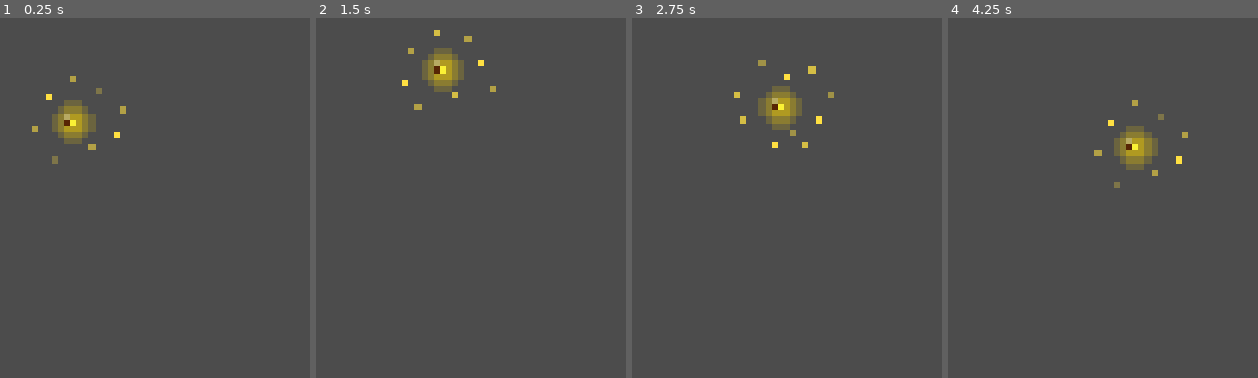
Above: before the commit, frames 1-4 (left to right).
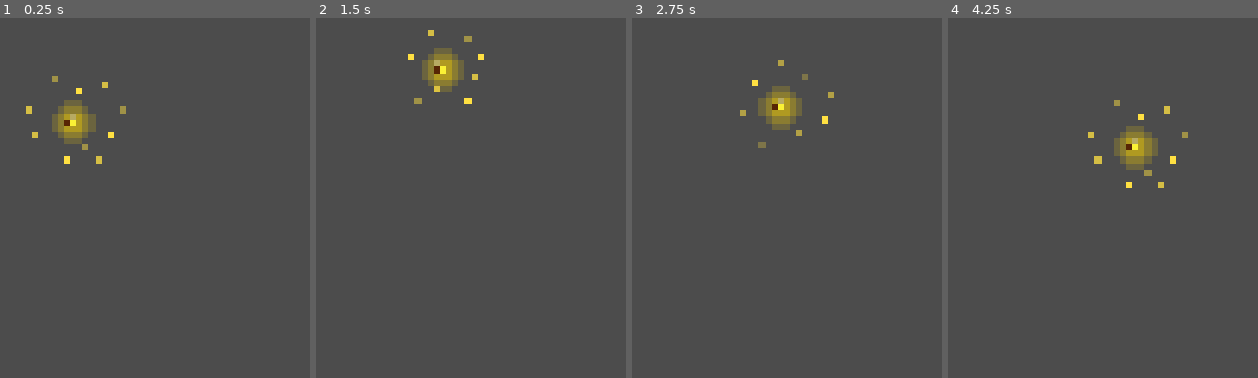
Above: after the commit, the same moments.

Repository: AtomicPotatoEmil/ViborgGameJam2020
Game: Godot game, scene res://Items/Firefly/Firefly.tscn
Two runs of this game, one before a commit and one after it. Both use one fixed random seed, a clock stepped at 60 frames per second and the inputs below. This scene is started directly instead of the project's main scene.
Inputs:
- Up to frame 1 (0.25 s): no input
- Up to frame 2 (1.5 s): hold Right (ui_right) 0.53-1.28 s; hold Down (ui_down) from 1.28 s (still down)
- Up to frame 3 (2.75 s): release Down (ui_down) at 2.03 s; hold Right (ui_right) from 2.03 s (still down)
- Up to frame 4 (4.25 s): release Right (ui_right) at 2.78 s; hold Up (ui_up) 2.78-3.53 s; hold Left (ui_left) from 3.53 s (still down)

The runs differ from the first frame. In frame 1, 0.6% of the frame differs, in the area x 8-39%, y 16-41%; in frame 2, 0.5%; in frame 3, 0.7%, in the area x 32-64%, y 11-37%; in frame 4, 0.7%.

Commit message:
started working on enemy player

Diff:
--- /dev/null
+++ b/Enemy Player/EnemyPlayer.gd
@@ -0,0 +1,29 @@
+extends KinematicBody2D
+
+var VELOCITY = Vector2()
+var SPEED = 200
+
+enum {IDLE, RUN, ATTACK}
+var state
+
+var anim
+var new_anim
+
+func change_state(new_state):
+	state = new_state
+
+	match state:
+		IDLE:
+			new_anim = "idle"
+		RUN:
+			new_anim = "run"
+		ATTACK:
+			new_anim = "attack"
+	pass
+
+func _physics_process(delta):
+
+	if anim != new_anim:
+		new_anim = anim
+		$AnimationPlayer.play(anim)
+	pass
--- /dev/null
+++ b/Enemy Player/EnemyPlayer.tscn
@@ -0,0 +1,130 @@
+[gd_scene load_steps=24 format=2]
+
+[ext_resource path="res://Enemy Player/assets/werewolf-Sheet1.png" type="Texture" id=1]
+[ext_resource path="res://Enemy Player/assets/werewolf-Sheet4.png" type="Texture" id=2]
+[ext_resource path="res://Enemy Player/assets/werewolf-Sheet3.png" type="Texture" id=3]
+[ext_resource path="res://Enemy Player/assets/werewolf-Sheet2.png" type="Texture" id=4]
+[ext_resource path="res://Enemy Player/assets/werewolf-Sheet9.png" type="Texture" id=5]
+[ext_resource path="res://Enemy Player/assets/werewolf-Sheet6.png" type="Texture" id=6]
+[ext_resource path="res://Enemy Player/assets/werewolf-Sheet7.png" type="Texture" id=7]
+[ext_resource path="res://Enemy Player/assets/werewolf-Sheet8.png" type="Texture" id=8]
+[ext_resource path="res://Enemy Player/assets/werewolf-Sheet10.png" type="Texture" id=9]
+[ext_resource path="res://Enemy Player/assets/werewolf-Sheet5.png" type="Texture" id=10]
+[ext_resource path="res://Enemy Player/assets/werewolf-Sheet16.png" type="Texture" id=11]
+[ext_resource path="res://Enemy Player/assets/werewolf-Sheet13.png" type="Texture" id=12]
+[ext_resource path="res://Enemy Player/assets/werewolf-Sheet14.png" type="Texture" id=13]
+[ext_resource path="res://Enemy Player/assets/werewolf-Sheet17.png" type="Texture" id=14]
+[ext_resource path="res://Enemy Player/assets/werewolf-Sheet15.png" type="Texture" id=15]
+[ext_resource path="res://Enemy Player/assets/werewolf-Sheet18.png" type="Texture" id=16]
+[ext_resource path="res://Enemy Player/EnemyPlayer.gd" type="Script" id=17]
+
+[sub_resource type="SpriteFrames" id=1]
+animations = [ {
+"frames": [ ExtResource( 1 ), ExtResource( 4 ), ExtResource( 3 ), ExtResource( 2 ) ],
+"loop": true,
+"name": "idle",
+"speed": 5.0
+}, {
+"frames": [ ExtResource( 10 ), ExtResource( 6 ), ExtResource( 7 ), ExtResource( 8 ), ExtResource( 5 ), ExtResource( 9 ) ],
+"loop": true,
+"name": "run",
+"speed": 5.0
+}, {
+"frames": [ ExtResource( 12 ), ExtResource( 13 ), ExtResource( 15 ), ExtResource( 11 ), ExtResource( 14 ), ExtResource( 16 ) ],
+"loop": true,
+"name": "attack",
+"speed": 5.0
+} ]
+
+[sub_resource type="RectangleShape2D" id=5]
+extents = Vector2( 54.0985, 53.6957 )
+
+[sub_resource type="Animation" id=6]
+resource_name = "attack"
+length = 0.5
+tracks/0/type = "value"
+tracks/0/path = NodePath("AnimatedSprite:frame")
+tracks/0/interp = 1
+tracks/0/loop_wrap = true
+tracks/0/imported = false
+tracks/0/enabled = true
+tracks/0/keys = {
+"times": PoolRealArray( 0, 0.1, 0.2, 0.3, 0.4 ),
+"transitions": PoolRealArray( 1, 1, 1, 1, 1 ),
+"update": 1,
+"values": [ 0, 1, 2, 3, 4 ]
+}
+tracks/1/type = "value"
+tracks/1/path = NodePath("AnimatedSprite/Area2D/CollisionShape2D:disabled")
+tracks/1/interp = 1
+tracks/1/loop_wrap = true
+tracks/1/imported = false
+tracks/1/enabled = true
+tracks/1/keys = {
+"times": PoolRealArray( 0, 0.1, 0.4 ),
+"transitions": PoolRealArray( 1, 1, 1 ),
+"update": 1,
+"values": [ true, false, true ]
+}
+
+[sub_resource type="Animation" id=2]
+resource_name = "idle"
+length = 0.4
+loop = true
+tracks/0/type = "value"
+tracks/0/path = NodePath("AnimatedSprite:frame")
+tracks/0/interp = 1
+tracks/0/loop_wrap = true
+tracks/0/imported = false
+tracks/0/enabled = true
+tracks/0/keys = {
+"times": PoolRealArray( 0, 0.1, 0.2, 0.3 ),
+"transitions": PoolRealArray( 1, 1, 1, 1 ),
+"update": 1,
+"values": [ 0, 1, 2, 3 ]
+}
+
+[sub_resource type="Animation" id=3]
+resource_name = "run"
+length = 0.6
+loop = true
+tracks/0/type = "value"
+tracks/0/path = NodePath("AnimatedSprite:frame")
+tracks/0/interp = 1
+tracks/0/loop_wrap = true
+tracks/0/imported = false
+tracks/0/enabled = true
+tracks/0/keys = {
+"times": PoolRealArray( 0, 0.1, 0.2, 0.3, 0.4, 0.5 ),
+"transitions": PoolRealArray( 1, 1, 1, 1, 1, 1 ),
+"update": 1,
+"values": [ 0, 1, 2, 3, 4, 5 ]
+}
+
+[sub_resource type="CapsuleShape2D" id=4]
+radius = 41.881
+height = 62.7257
+
+[node name="EnemyPlayer" type="KinematicBody2D"]
+script = ExtResource( 17 )
+
+[node name="AnimatedSprite" type="AnimatedSprite" parent="."]
+frames = SubResource( 1 )
+animation = "attack"
+frame = 4
+
+[node name="Area2D" type="Area2D" parent="AnimatedSprite"]
+
+[node name="CollisionShape2D" type="CollisionShape2D" parent="AnimatedSprite/Area2D"]
+position = Vector2( -90.4102, 36.6528 )
+shape = SubResource( 5 )
+disabled = true
+
+[node name="AnimationPlayer" type="AnimationPlayer" parent="."]
+anims/attack = SubResource( 6 )
+anims/idle = SubResource( 2 )
+anims/run = SubResource( 3 )
+
+[node name="CollisionShape2D" type="CollisionShape2D" parent="."]
+position = Vector2( 44.7979, 13.0321 )
+shape = SubResource( 4 )
--- a/Items/Firefly/Firefly.tscn
+++ b/Items/Firefly/Firefly.tscn
@@ -34,7 +34,7 @@
 
 [node name="AnimatedSprite" type="AnimatedSprite" parent="."]
 frames = SubResource( 1 )
-frame = 10
+frame = 5
 playing = true
 
 [node name="CollisionShape2D" type="CollisionShape2D" parent="."]
Binary file added: Enemy Player/assets/werewolf-Sheet1.png
Not shown, added: Enemy Player/assets/werewolf-Sheet1.png.import
Binary file added: Enemy Player/assets/werewolf-Sheet10.png
Not shown, added: Enemy Player/assets/werewolf-Sheet10.png.import
Binary file added: Enemy Player/assets/werewolf-Sheet11.png
Not shown, added: Enemy Player/assets/werewolf-Sheet11.png.import
Binary file added: Enemy Player/assets/werewolf-Sheet12.png
Not shown, added: Enemy Player/assets/werewolf-Sheet12.png.import
Binary file added: Enemy Player/assets/werewolf-Sheet13.png
Not shown, added: Enemy Player/assets/werewolf-Sheet13.png.import
Binary file added: Enemy Player/assets/werewolf-Sheet14.png
Not shown, added: Enemy Player/assets/werewolf-Sheet14.png.import
(and 46 more such lines)
